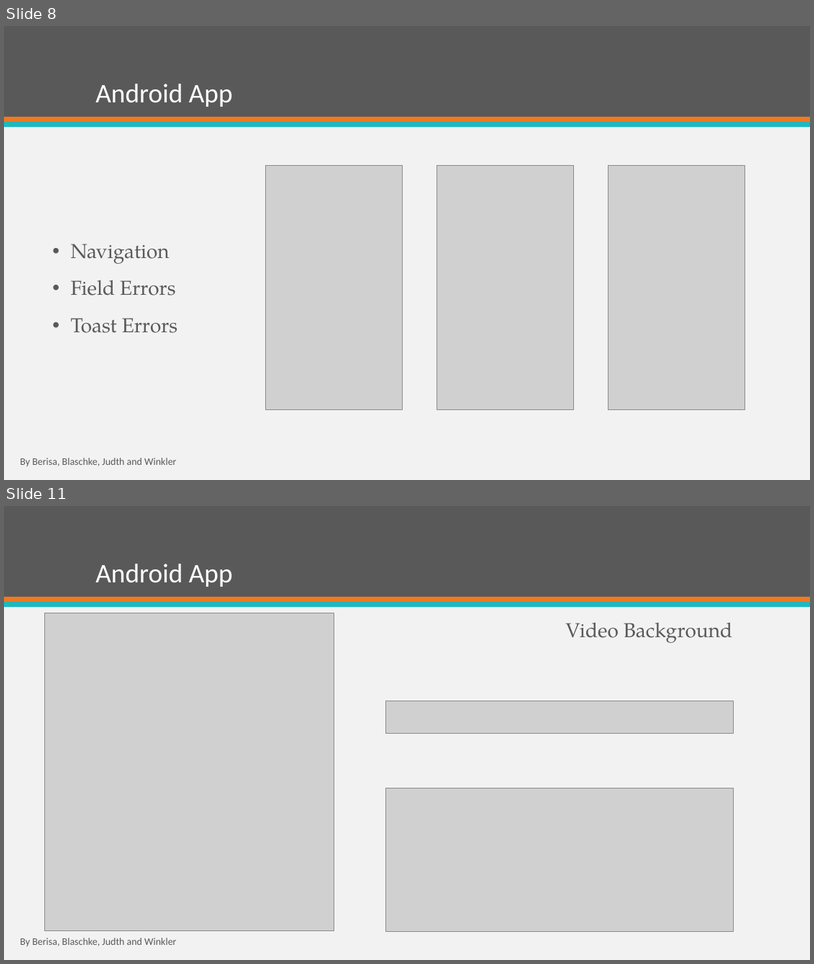
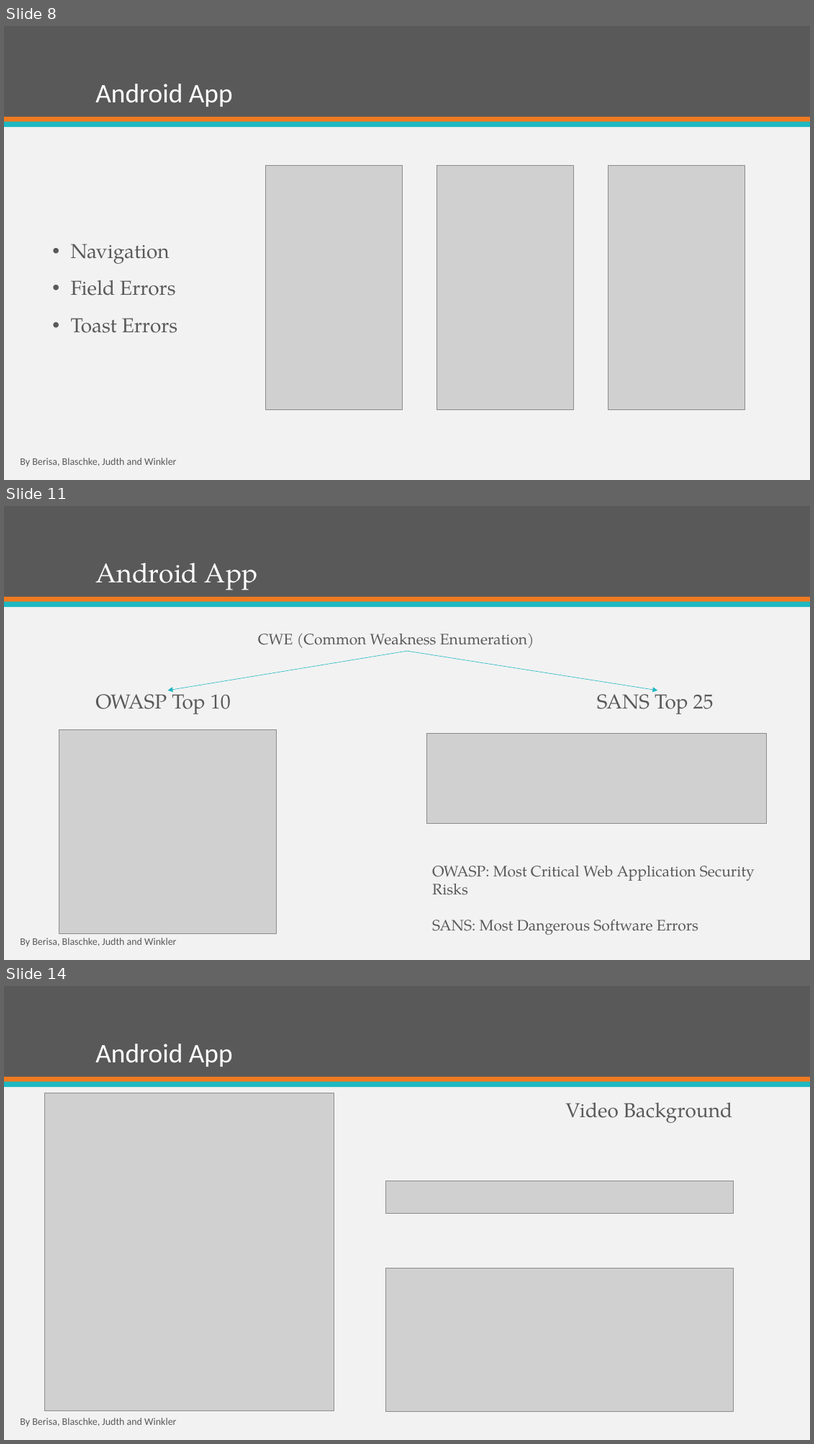
Before and after one commit to Chris6077/NeedATicket, a slide deck: Planning/presentation/NeedATicket_semester.pptx. Shown one above the other, each under a label of ours: slides 8 and 11 before the commit, slides 8, 11 and 14 after it; the slides between them are not shown. The pictures are 814x964 and 814x1444 pixels, drawn with LibreOffice and Linux fonts; fonts in the diff are those of the drawing; grey boxes stand for pictures; background and template pictures are left out. Boxes give left, top, right and bottom in pixels: in the first picture for what was removed or moved away, otherwise in the second. Text is boxed around its words. In the diff, an @@ line names an element or a change of style, - is before the commit and + after.

Commit message:
Android App Done

```diff
--- a/Planning/presentation/NeedATicket_semester.pptx
+++ b/Planning/presentation/NeedATicket_semester.pptx
@@ slide 11 added at (4,506,810,960), background #F2F2F2; not listed: 4 template elements that a slide beside it also shows @@
@@ title added at (95,563,258,590), 32 pt, text #FFFFFF @@
+Android App
@@ text added at (258,633,535,648), 18 pt, text #595959 @@
+CWE (Common Weakness Enumeration)
@@ arrow added from (407, 651) to (168, 690), #1EB8C1 0.5 pt @@
@@ arrow added from (407, 651) to (658, 690), #1EB8C1 0.5 pt @@
@@ text added at (95,687,231,714), 24 pt, text #595959 @@
+OWASP Top 10
@@ text added at (597,687,714,714), 24 pt, text #595959 @@
+SANS Top 25
@@ picture added at (59,730,278,933) @@
@@ picture added at (427,733,767,823) @@
@@ text added at (432,865,755,934), 18 pt, text #595959 @@
+OWASP: Most Critical Web Application Security Risks
+SANS: Most Dangerous Software Errors
@@ what was slide 11 is now slide 14 @@
```
Also in this commit, not shown: 5 slides changed, 2 other slides added.
